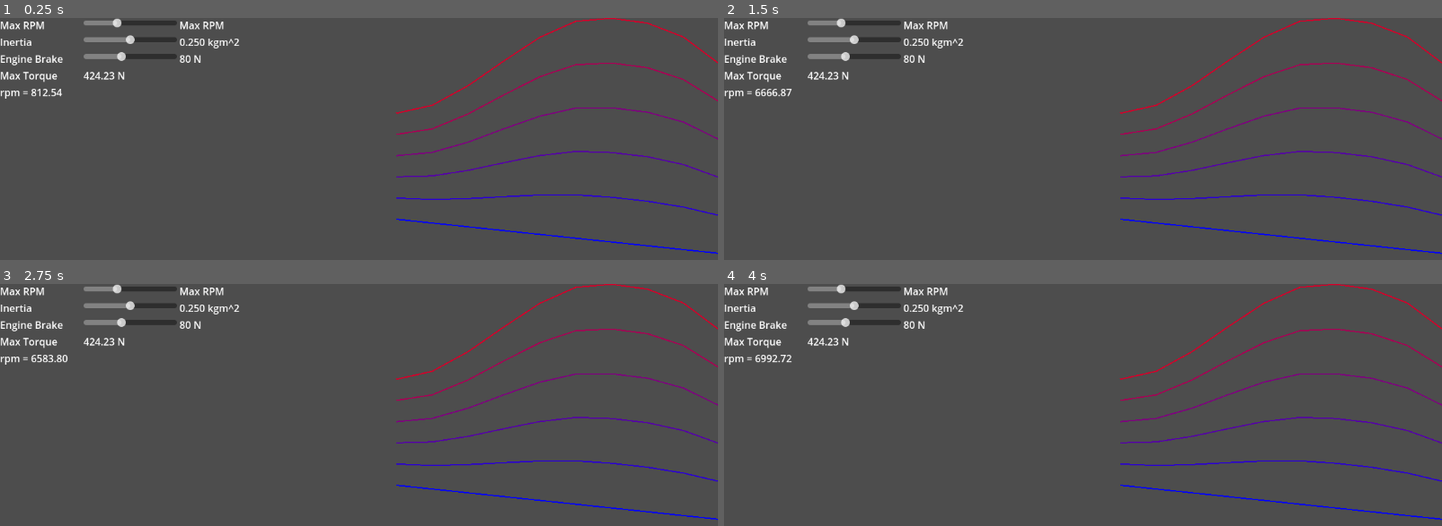
Above: before the commit, frames 1-4 (two rows, left to right).
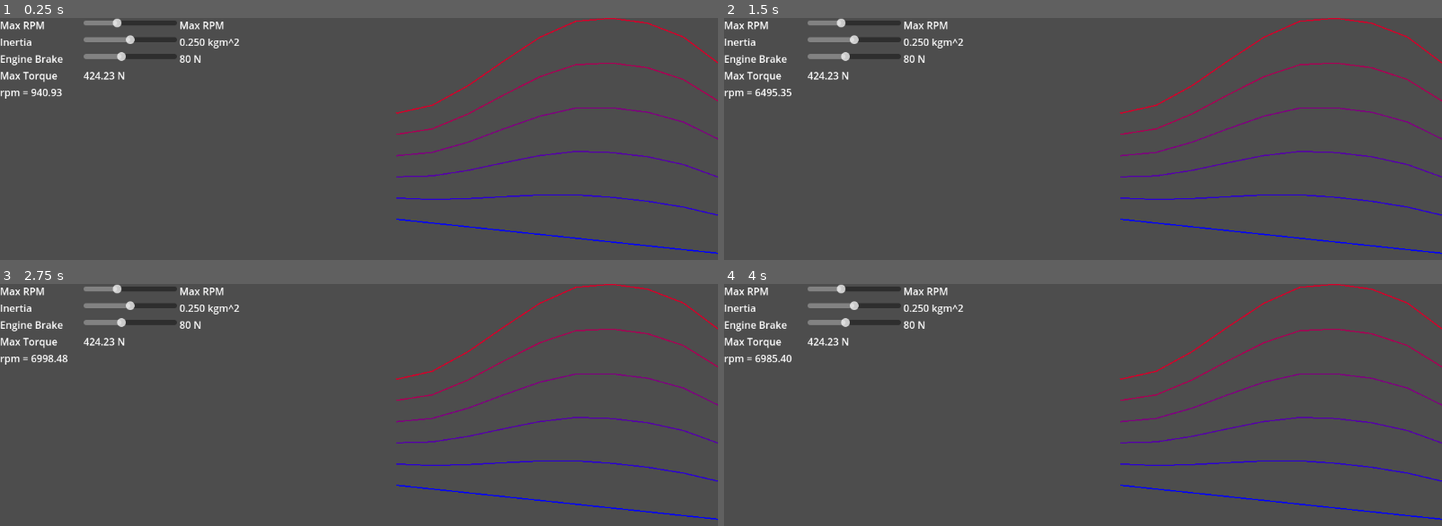
Above: after the commit, the same moments.

Repository: Dechode/Car-Engine-Sim
Game: Godot game, scene res://main.tscn
Two runs of this game, one before a commit and one after it. Both use one fixed random seed, a clock stepped at 60 frames per second and the inputs below.
Inputs:
- Up to frame 1 (0.25 s): no input
- Up to frame 2 (1.5 s): tap Enter at 0.5 s; hold Up (throttle) 0.53-1.28 s; tap Space at 1.25 s; tap Up (throttle) at 1.35 s
- Up to frame 3 (2.75 s): tap Enter at 2 s; hold Up (throttle) from 2.03 s (still down)
- Up to frame 4 (4 s): tap Space at 2.75 s; release Up (throttle) at 2.78 s; tap Up (throttle) at 2.85 s; tap Enter at 3.5 s; hold Up (throttle) from 3.53 s (still down)

The runs differ from the first frame. In frame 1, less than 0.1% of the frame differs, in the area x 4-9%, y 29-33%; in frame 2, less than 0.1%; in frame 3, less than 0.1%; in frame 4, less than 0.1%.
Error before the commit: Invalid access to property or key 'idle_rpm' on a base object of type 'Resource (EngineParameters)'. (res://engines/car_engine.gd:32)

Commit message:
Add idle rpm parameter

Diff:
--- a/engines/engine_params.gd
+++ b/engines/engine_params.gd
@@ -6,6 +6,7 @@
 @export var stroke_ratio := 0.95 # mm
 @export var max_bmep := 10.5 # Bar
 @export var max_rpm := 7000.0
+@export var idle_rpm := 900.0
 @export var engine_brake := 30.0
 @export var inertia := 0.2
 
@@ -28,12 +29,12 @@
 	return PI * pow(0.5 * bore, 2) * stroke_length * cylinder_count * 0.000001
 
 
+func get_torque_w_bmep(_bmep: float) -> float:
+	return (_bmep * displacement * 100) / (4 * PI)
+
+
 #func get_brake_power(t, _rpm) -> float:
 #	return 2 * PI * t * _rpm / 60000
-
-
-func get_torque_w_bmep(_bmep: float) -> float:
-	return (_bmep * displacement * 100) / (4 * PI)
 
 
 #func get_bmep(bp, _rpm) -> float:
